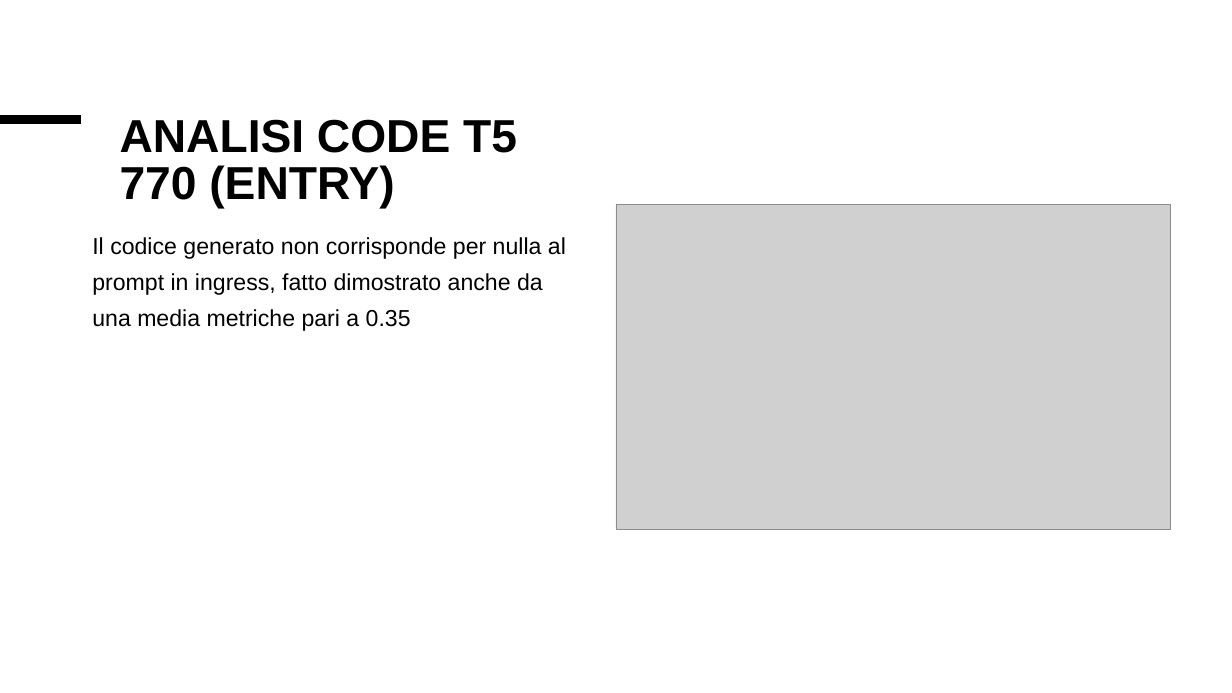
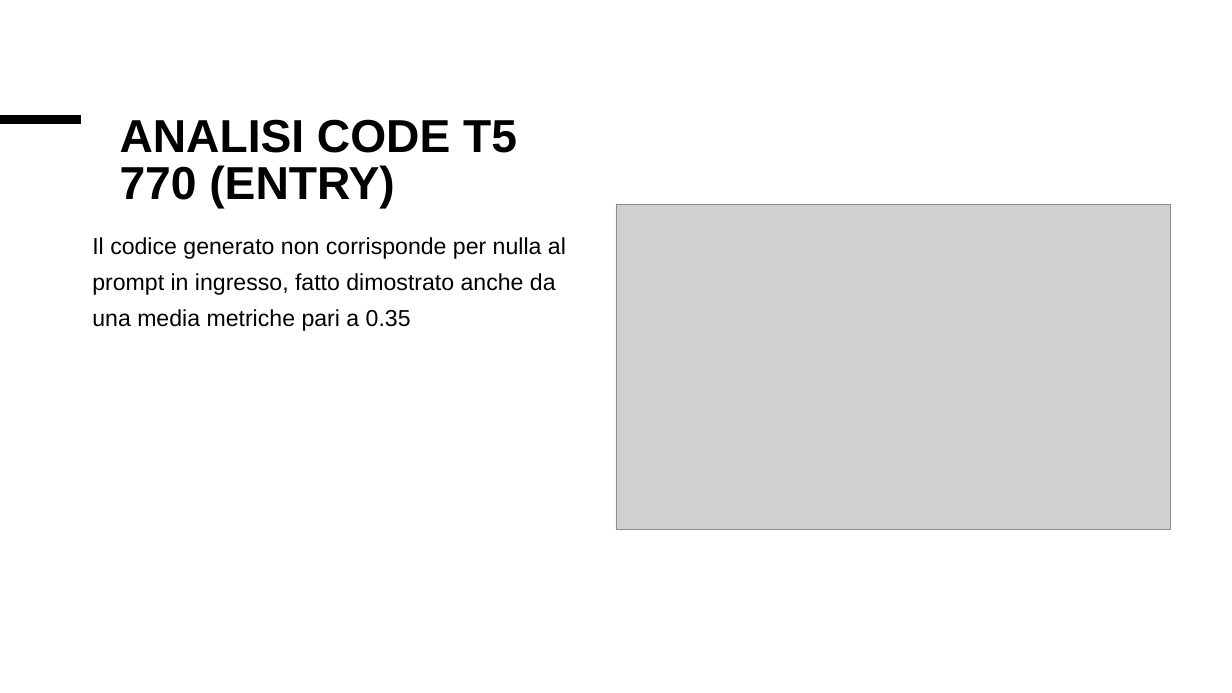
Before and after one commit to Simpronic/Tesi_Generatore_VHDL, a slide deck: slide 33 of altro/Presentazione_risultati.pptx (slide 32 before the commit). Drawn at 1232x693 pixels with LibreOffice and Linux fonts; fonts in the diff are those of the drawing; grey boxes stand for pictures. Boxes give left, top, right and bottom in pixels: in the first picture for what was removed or moved away, otherwise in the second. Text is boxed around its words. In the diff, an @@ line names an element or a change of style, - is before the commit and + after.

```diff
--- a/altro/Presentazione_risultati.pptx
+++ b/altro/Presentazione_risultati.pptx
@@ text at box(92, 237, 566, 331): text changed @@
-Il codice generato non corrisponde per nulla al prompt in ingress, fatto dimostrato anche da una media metriche pari a 0.35
+Il codice generato non corrisponde per nulla al prompt in ingresso, fatto dimostrato anche da una media metriche pari a 0.35
```
Also in this commit, not shown: 5 other slides changed, 1 slide added, 10 other files.
